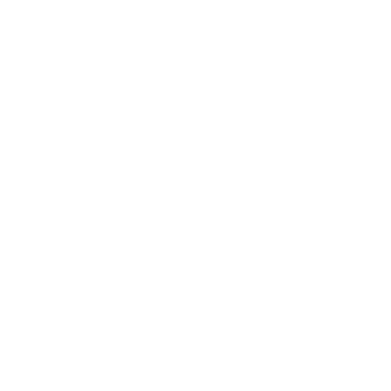
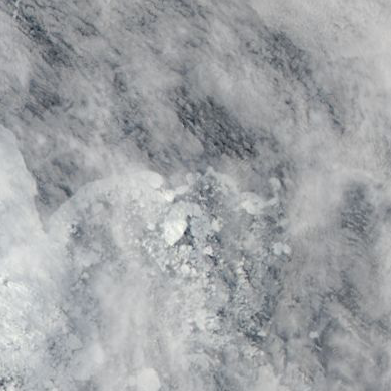
Layered file, before and after one edit (391 x 391). Changes by layer:
added layer "247_greenland_sea_100km_20040623.aqua.truecolor.250m" above "Background" over left=0, top=0, right=391, bottom=391
